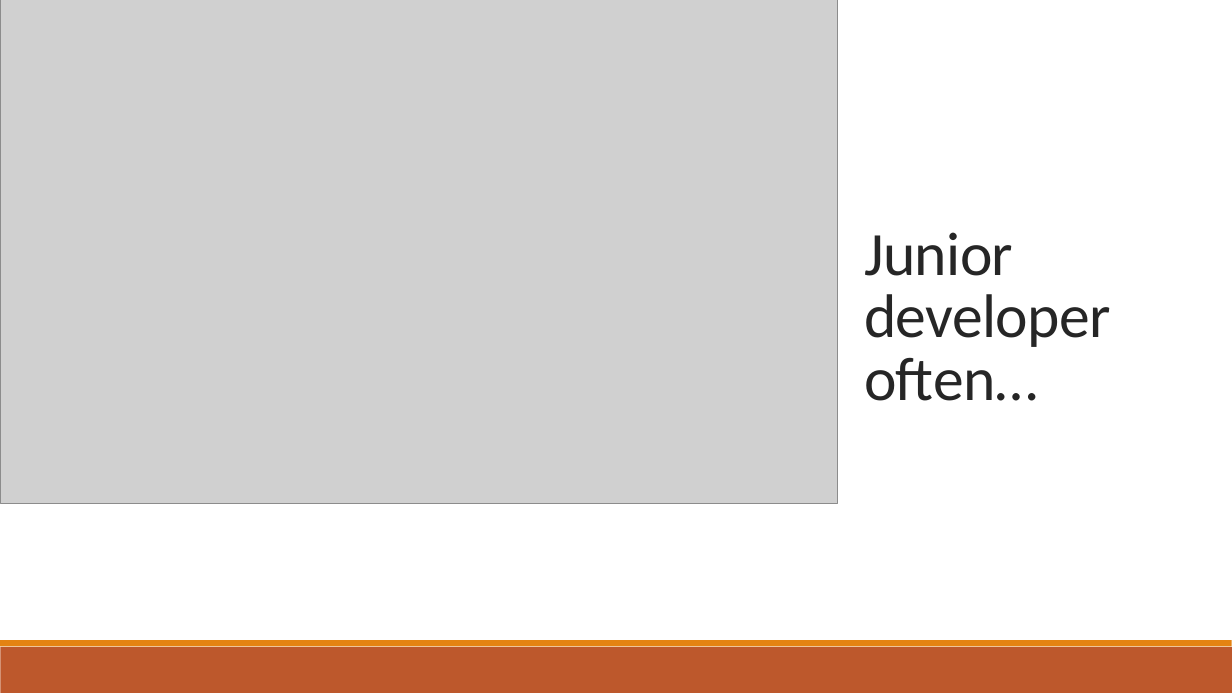
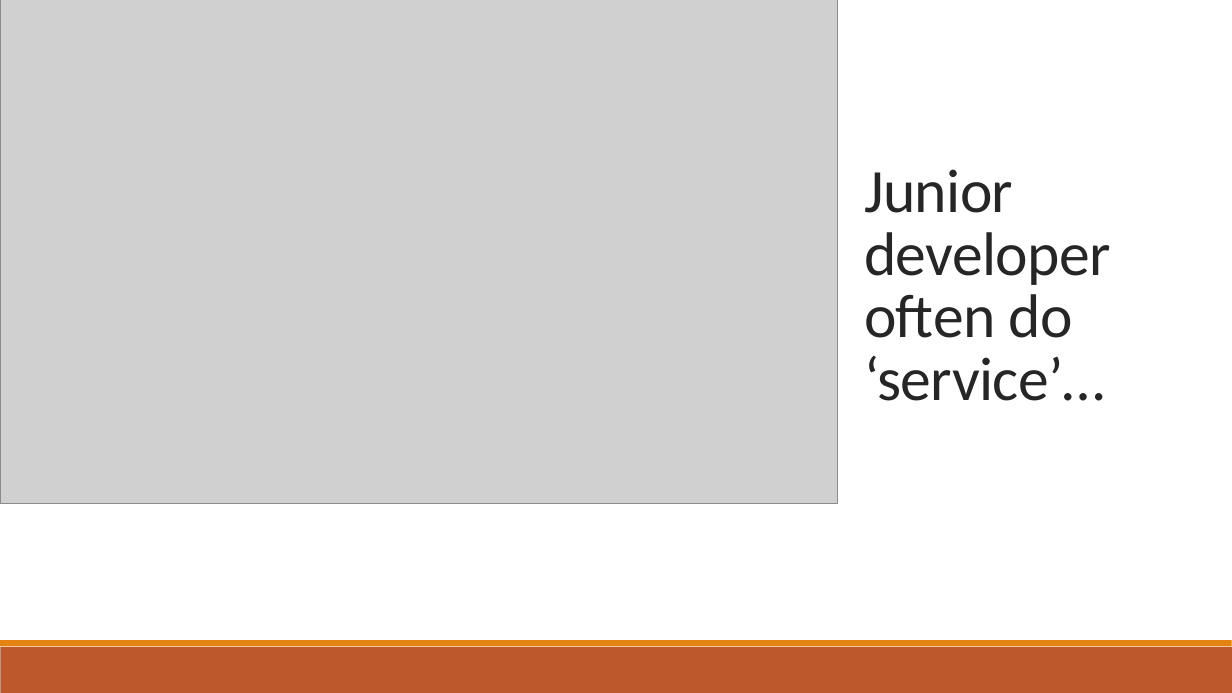
Before and after one commit to nguyentanphu/FlirtingApp, a slide deck: slide 6 of Introduction_to_clean_architecture.pptx. Drawn at 1232x693 pixels with LibreOffice and Linux fonts; fonts in the diff are those of the drawing; grey boxes stand for pictures. Boxes give left, top, right and bottom in pixels: in the first picture for what was removed or moved away, otherwise in the second. Text is boxed around its words. In the diff, an @@ line names an element or a change of style, - is before the commit and + after.

```diff
--- a/Introduction_to_clean_architecture.pptx
+++ b/Introduction_to_clean_architecture.pptx
@@ text at [864, 169, 1110, 401]: text changed @@
-Junior developer often…
+Junior developer often do ‘service’…
```
Also in this commit, not shown: 2 other slides changed, 11 slides added, 4 other files.
